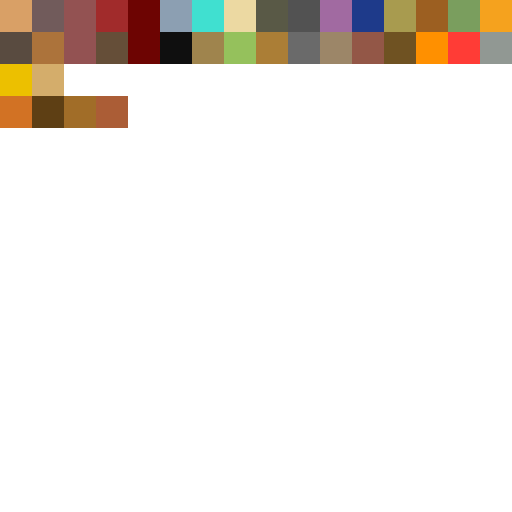
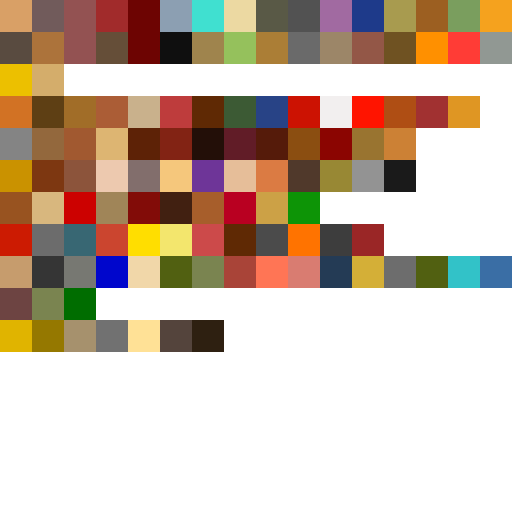
Two versions of the same layered image (512x512). Layer-by-layer changes:
added group "D-5 copy" with 7 layers above "D-5" over (0, 320, 224, 352)
added layer "Rectangle 1 copy 111" in group "D-5 copy" over (192, 320, 224, 352)
added layer "Rectangle 1 copy 110" in group "D-5 copy" over (160, 320, 192, 352)
added layer "Rectangle 1 copy 109" in group "D-5 copy" over (128, 320, 160, 352)
added layer "Rectangle 1 copy 108" in group "D-5 copy" over (96, 320, 128, 352)
added layer "Rectangle 1 copy 107" in group "D-5 copy" over (64, 320, 96, 352)
added layer "Rectangle 1 copy 106" in group "D-5 copy" over (32, 320, 64, 352)
added layer "Rectangle 1 copy 55" (1st of 6, in "D-5 copy") in group "D-5 copy" over (0, 320, 32, 352)
added group "D-5" with 19 layers above "D-4" over (0, 256, 512, 320)
added layer "Rectangle 1 copy 102" in group "D-5" over (480, 256, 512, 288)
added layer "Rectangle 1 copy 101" in group "D-5" over (448, 256, 480, 288)
added layer "Rectangle 1 copy 100" in group "D-5" over (416, 256, 448, 288)
added layer "Rectangle 1 copy 99" in group "D-5" over (384, 256, 416, 288)
added layer "Rectangle 1 copy 98" in group "D-5" over (352, 256, 384, 288)
added layer "Rectangle 1 copy 97" in group "D-5" over (320, 256, 352, 288)
added layer "Rectangle 1 copy 96" in group "D-5" over (288, 256, 320, 288)
added layer "Rectangle 1 copy 95" in group "D-5" over (256, 256, 288, 288)
added layer "Rectangle 1 copy 94" in group "D-5" over (224, 256, 256, 288)
added layer "Rectangle 1 copy 93" in group "D-5" over (192, 256, 224, 288)
added layer "Rectangle 1 copy 92" in group "D-5" over (160, 256, 192, 288)
added group "D-4" with 12 layers above "D-2" over (0, 224, 384, 256)
added group "D-2" with 10 layers above "D-3" over (0, 192, 320, 224)
added group "D-3" with 13 layers above "D-1" over (0, 160, 416, 192)
added group "D-1" with 13 layers above "k-2 copy" over (0, 128, 416, 160)
…and 68 more changes (68 added)
